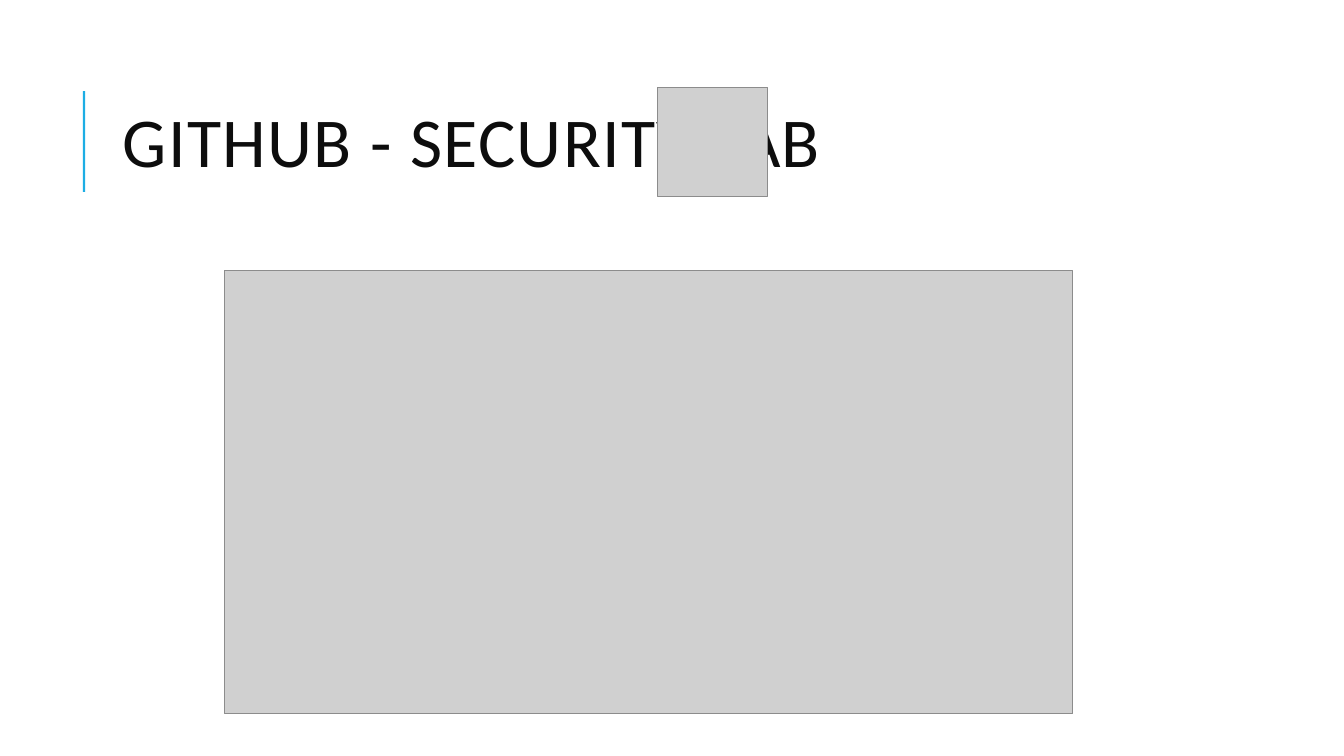
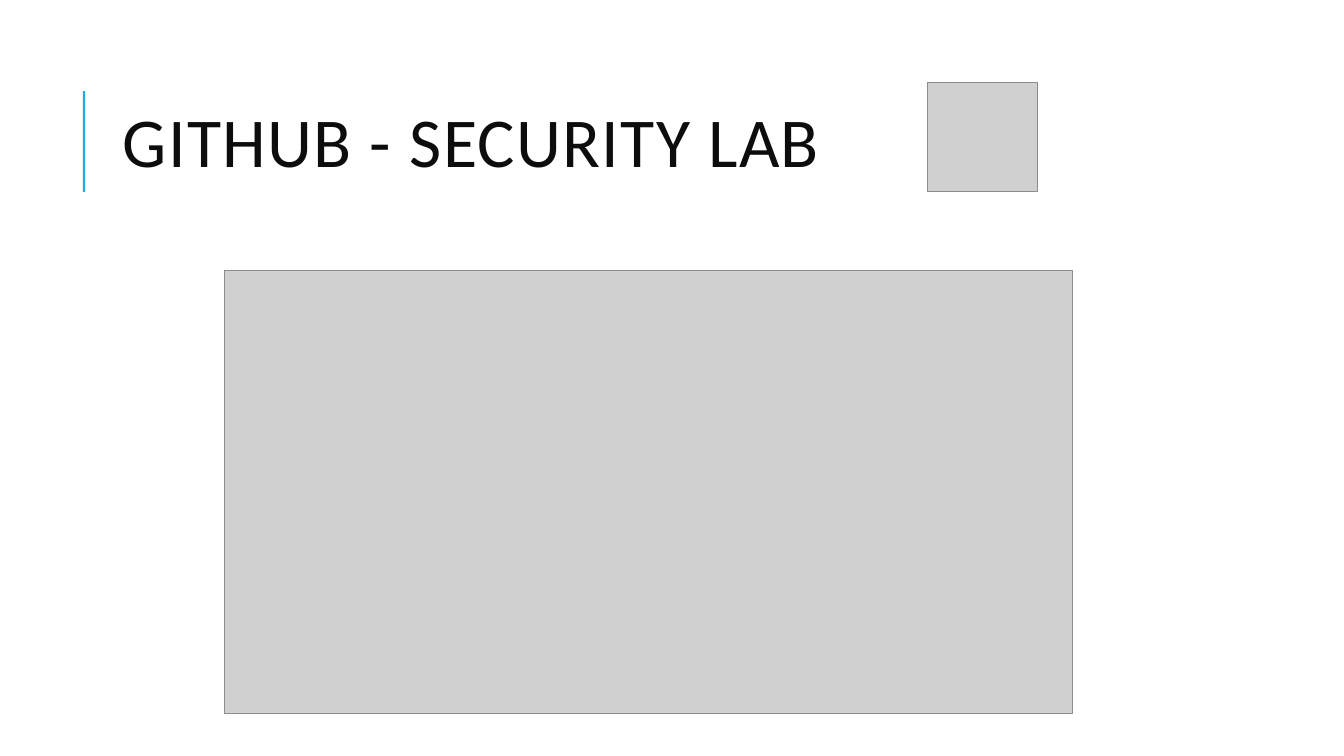
Before and after one commit to FlowBYRN/DevSecOps, a slide deck: slide 16 of DevSecOps-Präsentation.pptx. Drawn at 1344x756 pixels with LibreOffice and Linux fonts; fonts in the diff are those of the drawing; grey boxes stand for pictures. Boxes give left, top, right and bottom in pixels: in the first picture for what was removed or moved away, otherwise in the second. Text is boxed around its words. In the diff, an @@ line names an element or a change of style, - is before the commit and + after.

```diff
--- a/DevSecOps-Präsentation.pptx
+++ b/DevSecOps-Präsentation.pptx
@@ text "GITHUB - SECURITY LAB" at [123,121,819,168]: letter spacing 1 to 0.9 pt @@
@@ picture: place and size @@
-picture at [657,88,768,197]
+picture at [928,83,1038,192]
```
Also in this commit, not shown: 21 other slides changed, 1 slide added, 1 slide removed.
